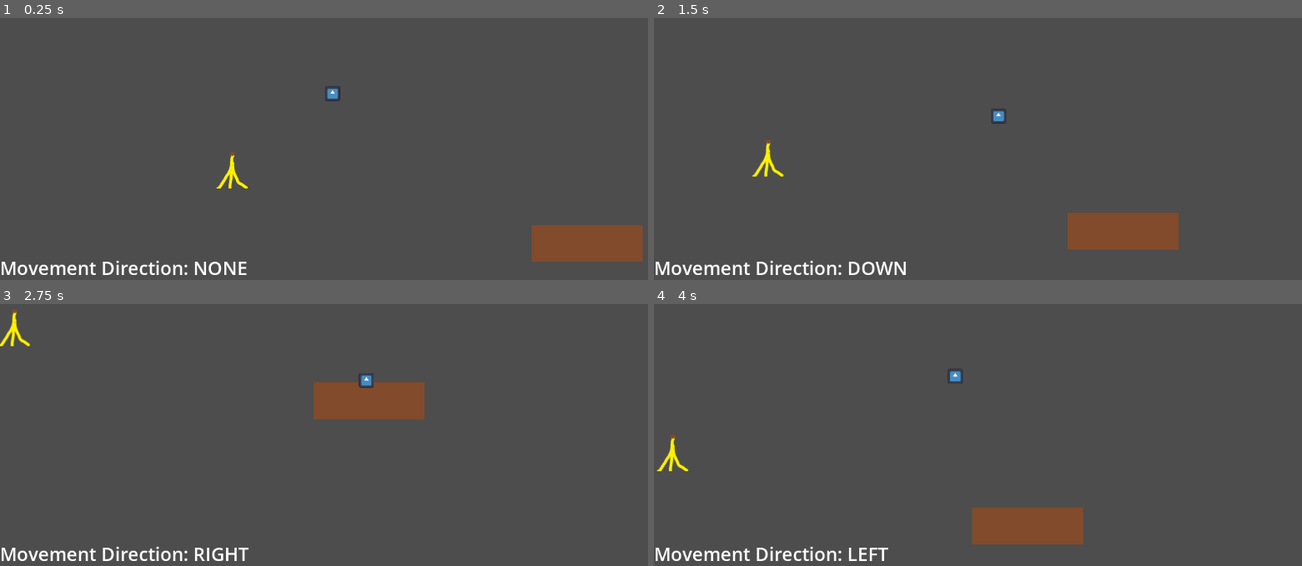
Above: before the commit, frames 1-4 (two rows, left to right).
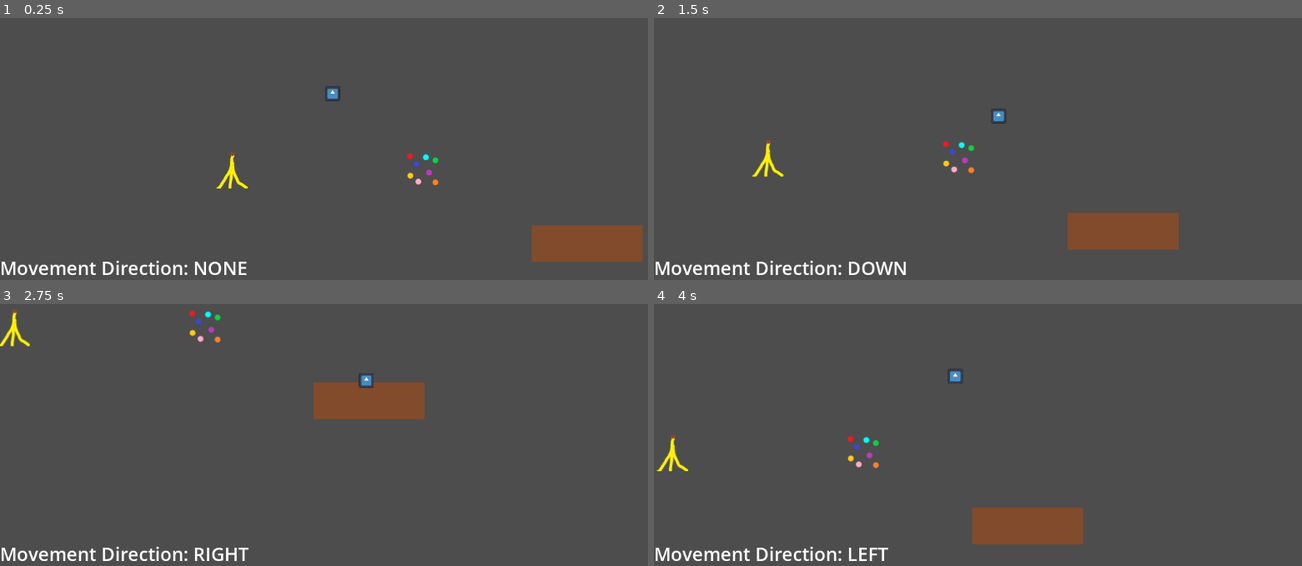
Above: after the commit, the same moments.

Repository: Enriquenf07/game-jam-march-2026
Game: Godot game, scene res://world/world.tscn
The game is run twice, just before and just after one commit, with the same random seed, the same clock (stepped at 60 frames per second) and the same inputs. The engine's default icon, where the game draws it, is replaced by a stand-in: a white triangle on a blue panel in a dark square. Sound files missing from this copy of the repository are replaced by a short silence.
Inputs:
- Up to frame 1 (0.25 s): no input
- Up to frame 2 (1.5 s): tap Enter at 0.5 s; hold D (right) 0.53-1.28 s; hold E (interact) 0.53-1.28 s; hold S (down) from 1.28 s (still down); tap E (interact) at 1.35 s
- Up to frame 3 (2.75 s): release S (down) at 2.03 s; hold D (right) from 2.03 s (still down); hold E (interact) from 2.03 s (still down)
- Up to frame 4 (4 s): release D (right) at 2.78 s; release E (interact) at 2.78 s; hold W (up) 2.78-3.53 s; tap E (interact) at 2.85 s; hold A (left) from 3.53 s (still down); hold E (interact) from 3.53 s (still down)

The runs differ from the first frame. In frame 1, 0.1% of the frame differs, in the area x 62-68%, y 51-64%; in frame 2, 0.2%; in frame 3, 0.2%, in the area x 29-35%, y 2-15%; in frame 4, 0.2%.

Commit message:
Implemented player reaction to marbles

Diff:
--- a/player/player.gd
+++ b/player/player.gd
@@ -10,8 +10,10 @@
 @onready var ray_cast: RayCast2D = %RayCast2D
 var is_still = false
 var _is_slipping: bool = false
+var _is_stunned: bool = false
 var _current_direction: MovingDirection = MovingDirection.NONE
 @export var _debug_direction_label: Label
+@export var _player_visual: AnimatedSprite2D
 
 func _process(_delta: float) -> void:
 	if (_debug_direction_label.visible):
@@ -32,11 +34,11 @@
 	return ""
 
 func _physics_process(delta: float) -> void:
-	if(is_still): return
+	if (is_still or _is_stunned): return
 	var direction := Input.get_vector('left', 'right', 'up', 'down').normalized()
-	if _is_slipping:
+	if (_is_slipping):
 		velocity = set_sliding_direction(_current_direction)
-	elif direction != Vector2.ZERO:
+	elif (direction != Vector2.ZERO):
 		ray_cast.target_position = direction * ray_length
 		velocity = direction * SPEED
 	else:
@@ -84,8 +86,17 @@
 			_is_slipping = true
 			print("slipped on banana")
 		TrapBase.TrapType.MARBLES:
+			_is_stunned = true
+			_is_slipping = false
+			_player_visual.play("marble_trip")
+			velocity = Vector2.ZERO
 			print("slipped on marbles")
 		TrapBase.TrapType.MOUSE_TRAP:
 			print("yeowch!!!")
 		TrapBase.TrapType.PUDDLE:
 			print("slipped on puddle")
+
+
+func _on_animated_sprite_2d_animation_finished() -> void:
+	if (_player_visual.animation == "marble_trip"):
+		_is_stunned = false
--- a/player/player.tscn
+++ b/player/player.tscn
@@ -5,17 +5,39 @@
 
 [sub_resource type="RectangleShape2D" id="RectangleShape2D_kqu6x"]
 
-[node name="Player" type="CharacterBody2D" unique_id=1372084186 node_paths=PackedStringArray("_debug_direction_label") groups=["player"]]
+[sub_resource type="SpriteFrames" id="SpriteFrames_rkbax"]
+animations = [{
+"frames": [{
+"duration": 1.0,
+"texture": ExtResource("2_rkbax")
+}],
+"loop": true,
+"name": &"default",
+"speed": 5.0
+}, {
+"frames": [{
+"duration": 1.0,
+"texture": ExtResource("2_rkbax")
+}],
+"loop": false,
+"name": &"marble_trip",
+"speed": 1.0
+}]
+
+[node name="Player" type="CharacterBody2D" unique_id=1372084186 node_paths=PackedStringArray("_debug_direction_label", "_player_visual") groups=["player"]]
 script = ExtResource("1_oul6g")
 _debug_direction_label = NodePath("PlayerDebugLayer/DebugContainer/DirectionLabel")
+_player_visual = NodePath("AnimatedSprite2D")
 
 [node name="CollisionShape2D" type="CollisionShape2D" parent="." unique_id=494601615]
 shape = SubResource("RectangleShape2D_kqu6x")
 
-[node name="Sprite2D" type="Sprite2D" parent="." unique_id=558505092]
+[node name="AnimatedSprite2D" type="AnimatedSprite2D" parent="." unique_id=1604162737]
 position = Vector2(-1.0000038, -1.0000038)
 scale = Vector2(0.203125, 0.203125)
-texture = ExtResource("2_rkbax")
+sprite_frames = SubResource("SpriteFrames_rkbax")
+animation = &"marble_trip"
+autoplay = "default"
 
 [node name="body" type="Node2D" parent="." unique_id=482923969]
 
@@ -38,3 +60,5 @@
 layout_mode = 2
 theme_override_font_sizes/font_size = 32
 text = "Movement Direction: NONE"
+
+[connection signal="animation_finished" from="AnimatedSprite2D" to="." method="_on_animated_sprite_2d_animation_finished"]
--- a/project.godot
+++ b/project.godot
@@ -43,6 +43,10 @@
 ]
 }
 
+[layer_names]
+
+2d_physics/layer_2="interactable"
+
 [physics]
 
 3d/physics_engine="Jolt Physics"
--- a/traps/banana/BananaTrap.tscn
+++ b/traps/banana/BananaTrap.tscn
@@ -12,13 +12,14 @@
 [sub_resource type="CircleShape2D" id="CircleShape2D_6vc60"]
 radius = 44.0
 
-[node name="BananaTrap" type="Area2D" unique_id=1649020604 node_paths=PackedStringArray("_trap_visual", "_trap_trigger_collision", "_disarm_sound", "_trap_trigger_sound")]
+[node name="BananaTrap" type="Area2D" unique_id=1649020604 node_paths=PackedStringArray("_trap_visual", "_trap_trigger_collision", "_disarm_sound", "_trap_trigger_sound", "_trap_interaction_collision")]
 script = ExtResource("1_71s8c")
 _type_of_trap = 1
 _trap_visual = NodePath("Sprite2D")
 _trap_trigger_collision = NodePath("TrapCollision")
 _disarm_sound = NodePath("DisarmSoundPlayer")
-_trap_trigger_sound = NodePath("TrapActivationSound")
+_trap_trigger_sound = NodePath("TrapActivationSoundPlayer")
+_trap_interaction_collision = NodePath("InteractableArea/InteractionCollision")
 metadata/_custom_type_script = "uid://dsfjjhg0upe7p"
 
 [node name="Sprite2D" type="Sprite2D" parent="." unique_id=534856790]
@@ -30,7 +31,7 @@
 [node name="DisarmSoundPlayer" type="AudioStreamPlayer" parent="." unique_id=1243193047]
 stream = ExtResource("3_u5qeu")
 
-[node name="TrapActivationSound" type="AudioStreamPlayer2D" parent="." unique_id=1533999276]
+[node name="TrapActivationSoundPlayer" type="AudioStreamPlayer2D" parent="." unique_id=1533999276]
 stream = ExtResource("3_xfo5d")
 
 [node name="InteractableArea" type="Area2D" parent="." unique_id=1445917597]
@@ -40,7 +41,7 @@
 script = ExtResource("2_6vc60")
 metadata/_custom_type_script = "uid://fpin7rm4san6"
 
-[node name="CollisionShape2D" type="CollisionShape2D" parent="InteractableArea" unique_id=1007693512]
+[node name="InteractionCollision" type="CollisionShape2D" parent="InteractableArea" unique_id=1007693512]
 shape = SubResource("CircleShape2D_6vc60")
 debug_color = Color(0.9593858, 6.738305e-07, 0.5245954, 0.41960785)
 
--- a/traps/banana/banana_trap.gd
+++ b/traps/banana/banana_trap.gd
@@ -1,16 +1,11 @@
 extends TrapBase
 class_name BananaTrap
-
-@onready var interactableArea := %InteractableArea
-
-func _ready() -> void:
-	interactableArea.connect("interacted", _disarm)
 
 func _on_body_entered(body: Node2D) -> void:
 	super._on_body_entered(body)
 
 func _disarm_decorator():
-	print('disarm')
+	print('banana disarmed')
 
 func _on_trap_disarmed() -> void:
 	_trap_visual.hide()
--- a/traps/floorboard.tscn
+++ b/traps/floorboard.tscn
@@ -3,6 +3,7 @@
 [ext_resource type="Script" uid="uid://bbcrcehk7g6b" path="res://traps/noisy_trap.gd" id="1_imx1i"]
 [ext_resource type="Texture2D" uid="uid://wqr3uvl4rk0x" path="res://assets/TEMP_floorboard.png" id="1_x4wjo"]
 [ext_resource type="AudioStream" uid="uid://wsh4r45a1o2l" path="res://traps/TEMP_squeak.wav" id="3_4ib02"]
+[ext_resource type="Script" uid="uid://fpin7rm4san6" path="res://object/interactable_object.gd" id="4_d61ba"]
 
 [sub_resource type="RectangleShape2D" id="RectangleShape2D_imx1i"]
 size = Vector2(192, 64)
@@ -10,15 +11,16 @@
 [sub_resource type="CircleShape2D" id="CircleShape2D_x4wjo"]
 radius = 320.0
 
-[node name="Floorboard" type="Area2D" unique_id=1354571515 node_paths=PackedStringArray("_trap_audio_collision", "_trap_trigger_sound", "_trap_visual", "_trap_trigger_collision", "_disarm_sound")]
+[sub_resource type="RectangleShape2D" id="RectangleShape2D_d61ba"]
+size = Vector2(216, 88)
+
+[node name="Floorboard" type="Area2D" unique_id=1354571515 node_paths=PackedStringArray("_trap_audio_collision", "_trap_visual", "_trap_trigger_collision", "_disarm_sound", "_trap_trigger_sound")]
 script = ExtResource("1_imx1i")
-_trap_audio_collision = NodePath("SoundArea/SoundArea")
-_trap_trigger_sound = NodePath("TrapActivationSound")
-_type_of_trap = null
+_trap_audio_collision = NodePath("SoundArea/SoundAreaCollision")
 _trap_visual = NodePath("TrapVisual")
 _trap_trigger_collision = NodePath("TrapCollision")
 _disarm_sound = NodePath("DisarmSoundPlayer")
-time_to_disable = null
+_trap_trigger_sound = NodePath("TrapActivationSound")
 
 [node name="TrapVisual" type="Sprite2D" parent="." unique_id=206416029]
 texture = ExtResource("1_x4wjo")
@@ -34,10 +36,19 @@
 
 [node name="SoundArea" type="Area2D" parent="." unique_id=2062724446]
 
-[node name="SoundArea" type="CollisionShape2D" parent="SoundArea" unique_id=312554078]
+[node name="SoundAreaCollision" type="CollisionShape2D" parent="SoundArea" unique_id=312554078]
 shape = SubResource("CircleShape2D_x4wjo")
 disabled = true
 debug_color = Color(0.97718555, 0.100052394, 0.2949113, 0.41960785)
 
+[node name="InteractableArea" type="Area2D" parent="." unique_id=1000115045]
+unique_name_in_owner = true
+script = ExtResource("4_d61ba")
+metadata/_custom_type_script = "uid://fpin7rm4san6"
+
+[node name="CollisionShape2D" type="CollisionShape2D" parent="InteractableArea" unique_id=1831331750]
+shape = SubResource("RectangleShape2D_d61ba")
+debug_color = Color(0.9607843, 0, 0.5254902, 0.41960785)
+
 [connection signal="body_entered" from="." to="." method="_on_body_entered"]
 [connection signal="finished" from="TrapActivationSound" to="." method="_on_trap_activation_sound_finished"]
--- /dev/null
+++ b/traps/marbles/marbles.gd
@@ -0,0 +1,8 @@
+class_name marbles
+extends NoisyTrap
+
+func _disarm_decorator():
+	print("marbles disarmed")
+
+func _on_trap_disarmed():
+	_trap_visual.hide()
--- /dev/null
+++ b/traps/marbles/marbles.tscn
@@ -0,0 +1,59 @@
+[gd_scene format=3 uid="uid://cbhd62ic6mqpb"]
+
+[ext_resource type="Script" uid="uid://cfjcpixclopun" path="res://traps/marbles/marbles.gd" id="1_cfp6s"]
+[ext_resource type="Texture2D" uid="uid://b54tg1pvaawui" path="res://assets/TEMP_marbles.png" id="2_djhvq"]
+[ext_resource type="Script" uid="uid://fpin7rm4san6" path="res://object/interactable_object.gd" id="3_6uuub"]
+[ext_resource type="AudioStream" uid="uid://coom6nro1awpp" path="res://assets/TEMP_marbles_disarm.wav" id="3_cfp6s"]
+[ext_resource type="AudioStream" uid="uid://xj1dih2h11oe" path="res://assets/TEMP_marbles_slip.wav" id="4_3eb25"]
+
+[sub_resource type="CircleShape2D" id="CircleShape2D_6uuub"]
+radius = 30.0
+
+[sub_resource type="CircleShape2D" id="CircleShape2D_djhvq"]
+radius = 320.0
+
+[sub_resource type="CircleShape2D" id="CircleShape2D_xxqi1"]
+radius = 42.0
+
+[node name="Marbles" type="Area2D" unique_id=749801095 node_paths=PackedStringArray("_trap_audio_collision", "_trap_visual", "_trap_trigger_collision", "_disarm_sound", "_trap_trigger_sound", "_trap_interaction_collision")]
+script = ExtResource("1_cfp6s")
+_trap_audio_collision = NodePath("SoundArea/SoundAreaCollision")
+_type_of_trap = 2
+_trap_visual = NodePath("TrapVisual")
+_trap_trigger_collision = NodePath("TrapCollision")
+_disarm_sound = NodePath("DisarmSoundPlayer")
+_trap_trigger_sound = NodePath("TrapActivationSoundPlayer")
+time_to_disable = 3.0
+_trap_interaction_collision = NodePath("InteractableArea/InteractionCollision")
+metadata/_custom_type_script = "uid://bbcrcehk7g6b"
+
+[node name="TrapVisual" type="Sprite2D" parent="." unique_id=1758755740]
+texture = ExtResource("2_djhvq")
+
+[node name="TrapCollision" type="CollisionShape2D" parent="." unique_id=1368372191]
+shape = SubResource("CircleShape2D_6uuub")
+
+[node name="DisarmSoundPlayer" type="AudioStreamPlayer" parent="." unique_id=1525858348]
+stream = ExtResource("3_cfp6s")
+
+[node name="TrapActivationSoundPlayer" type="AudioStreamPlayer2D" parent="." unique_id=1175124490]
+stream = ExtResource("4_3eb25")
+
+[node name="SoundArea" type="Area2D" parent="." unique_id=421094428]
+
+[node name="SoundAreaCollision" type="CollisionShape2D" parent="SoundArea" unique_id=732005292]
+shape = SubResource("CircleShape2D_djhvq")
+disabled = true
+debug_color = Color(0.9764706, 0.101960786, 0.29411766, 0.41960785)
+
+[node name="InteractableArea" type="Area2D" parent="." unique_id=1486561654]
+unique_name_in_owner = true
+collision_layer = 2
+script = ExtResource("3_6uuub")
+
+[node name="InteractionCollision" type="CollisionShape2D" parent="InteractableArea" unique_id=2031081347]
+shape = SubResource("CircleShape2D_xxqi1")
+debug_color = Color(0.9607843, 0, 0.5254902, 0.41960785)
+
+[connection signal="body_entered" from="." to="." method="_on_body_entered"]
+[connection signal="trap_disarmed" from="." to="." method="_on_trap_disarmed"]
--- a/traps/trap_base.gd
+++ b/traps/trap_base.gd
@@ -11,9 +11,12 @@
 @export var _disarm_sound: AudioStreamPlayer
 @export var _trap_trigger_sound: AudioStreamPlayer2D
 @export var time_to_disable: float = 1.0
+@export var _trap_interaction_collision: CollisionShape2D
+@onready var interactableArea := %InteractableArea
 
 func _ready() -> void:
 	assert((time_to_disable > 0.0), name + " has a disable time of 0 or less!")
+	interactableArea.connect("interacted", _disarm)
 
 func _on_body_entered(body: Node2D) -> void:
 	if (!body.is_in_group("player") || !body.has_method("handle_trap_activation")):
@@ -30,6 +33,7 @@
 	await get_tree().create_timer(time_to_disable).timeout
 	player.set_is_still(false)
 	_trap_trigger_collision.set_deferred("disabled", true)
+	_trap_interaction_collision.set_deferred("disabled", true)
 	_disarm_sound.play()
 	trap_disarmed.emit()
 	_disarm_decorator()
--- a/world/world.tscn
+++ b/world/world.tscn
@@ -3,6 +3,7 @@
 [ext_resource type="Script" uid="uid://yyqd8rad7pha" path="res://world/world.gd" id="1_4717r"]
 [ext_resource type="PackedScene" uid="uid://gvbi2d7td26c" path="res://traps/floorboard.tscn" id="3_4717r"]
 [ext_resource type="PackedScene" uid="uid://de3paqyhcj6p2" path="res://traps/banana/BananaTrap.tscn" id="3_h5o24"]
+[ext_resource type="PackedScene" uid="uid://cbhd62ic6mqpb" path="res://traps/marbles/marbles.tscn" id="4_h5o24"]
 
 [node name="Node2D" type="Node2D" unique_id=408905311]
 script = ExtResource("1_4717r")
@@ -15,3 +16,6 @@
 
 [node name="BananaTrap" parent="." unique_id=1649020604 instance=ExtResource("3_h5o24")]
 position = Vector2(-174, 132)
+
+[node name="Marbles" parent="." unique_id=749801095 instance=ExtResource("4_h5o24")]
+position = Vector2(155, 130)
Binary file added: assets/TEMP_marbles.png
Not shown, added: assets/TEMP_marbles.png.import
Not shown, added: assets/TEMP_marbles_disarm.wav.import
Not shown, added: assets/TEMP_marbles_slip.wav.import
Not shown, added: traps/marbles/marbles.gd.uid
Not shown, added: assets/TEMP_marbles_disarm.wav
Not shown, added: assets/TEMP_marbles_slip.wav
